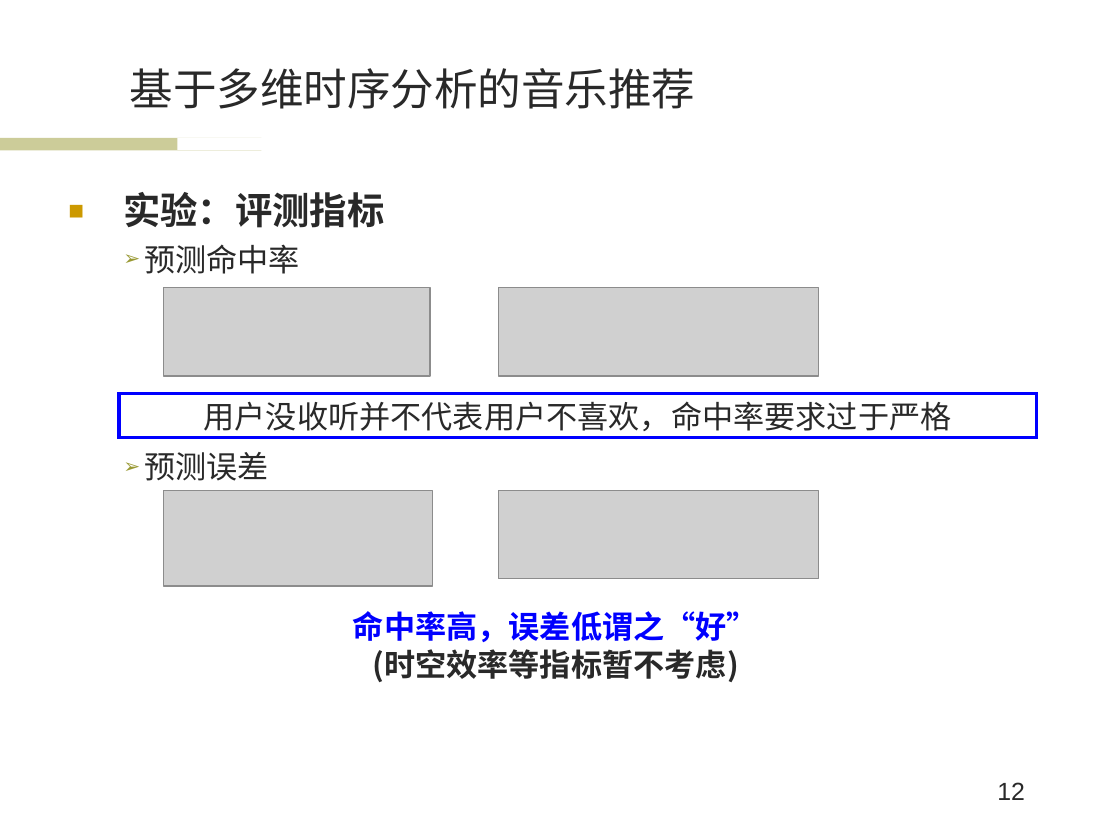
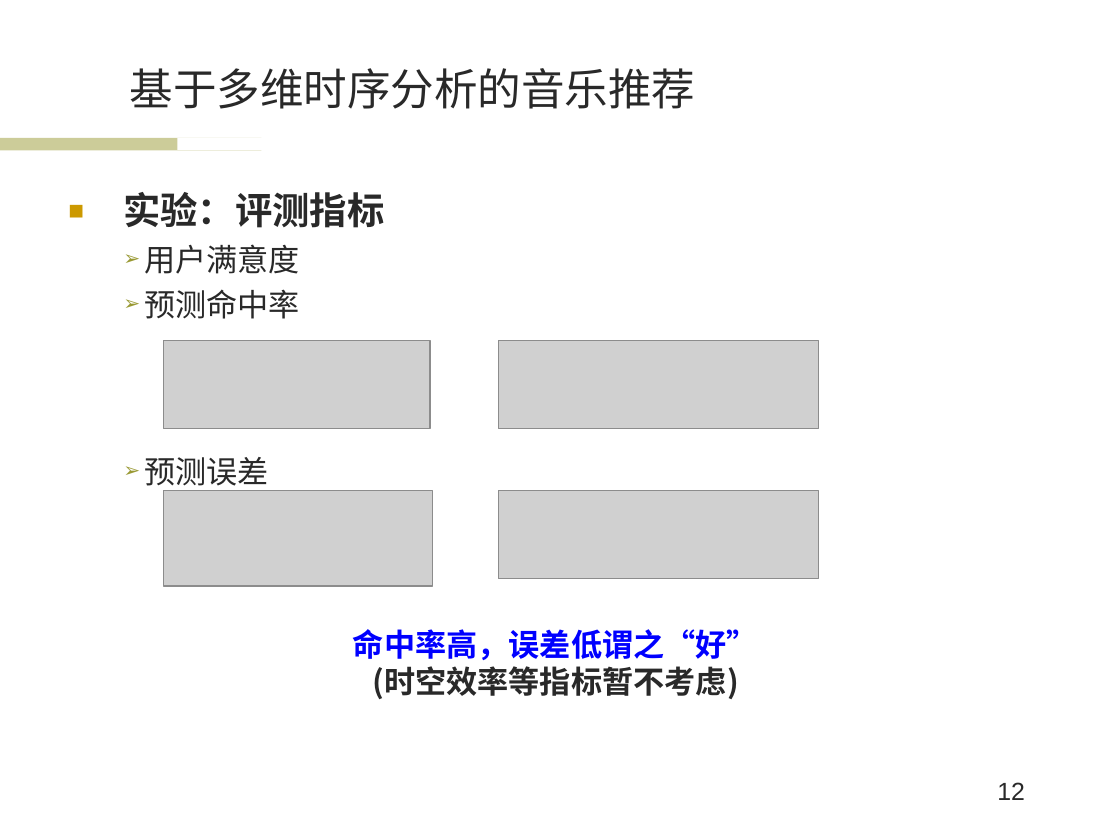
Before and after one commit to wwssttt/NJUThesis, a slide deck: slide 12 of 答辩准备/一种基于时间序列分析的个性化音乐推荐系统及其实现.ppt. Drawn at 1120x840 pixels with LibreOffice and Linux fonts; fonts in the diff are those of the drawing; grey boxes stand for pictures; background and template pictures are left out. Boxes give left, top, right and bottom in pixels: in the first picture for what was removed or moved away, otherwise in the second. Text is boxed around its words. In the diff, an @@ line names an element or a change of style, - is before the commit and + after.

```diff
--- a/答辩准备/一种基于时间序列分析的个性化音乐推荐系统及其实现.ppt
+++ b/答辩准备/一种基于时间序列分析的个性化音乐推荐系统及其实现.ppt
@@ text at box(144, 244, 300, 274): paragraph added @@
+  ➢ 用户满意度
@@ picture: place and size @@
-picture at box(164, 288, 430, 376)
+picture at box(164, 340, 430, 429)
@@ picture: place and size @@
-picture at box(498, 288, 819, 376)
+picture at box(498, 340, 819, 429)
@@ rectangle removed at box(119, 393, 1036, 437) @@
-用户没收听并不代表用户不喜欢，命中率要求过于严格
@@ text "命中率高，误差低谓之“好”": place and size @@
-text "命中率高，误差低谓之“好”" at box(353, 611, 758, 682)
+text "命中率高，误差低谓之“好”" at box(353, 629, 758, 699)
```
Also in this commit, not shown: 4 other slides changed, 1 slide added, 2 slides removed, 3 other files.
